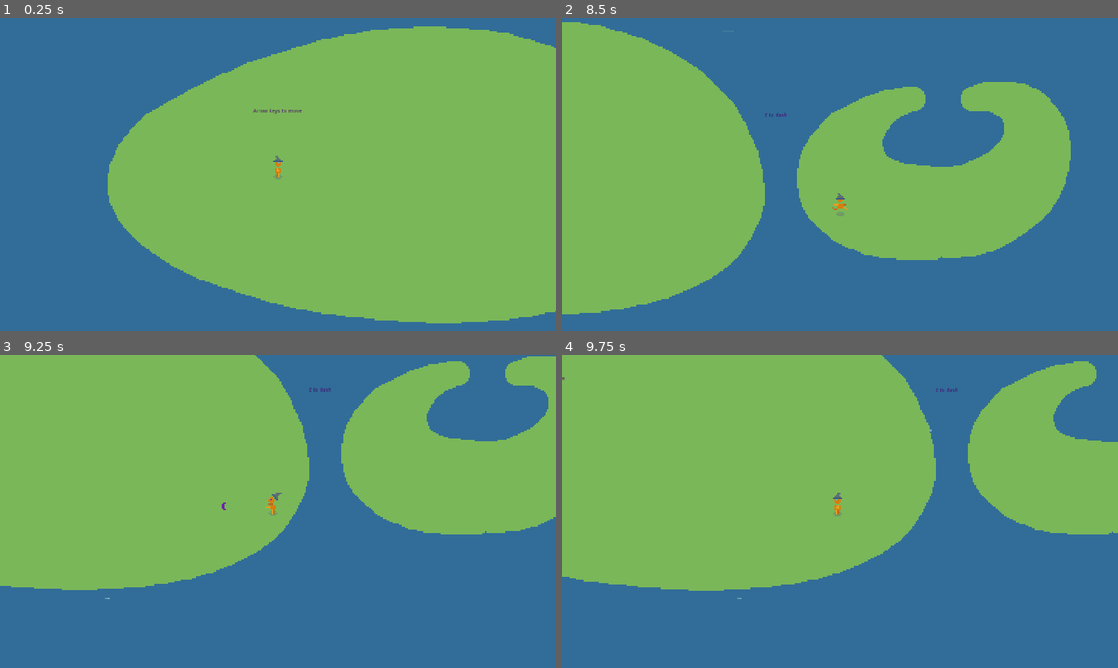
Above: before the commit, frames 1-4 (two rows, left to right).
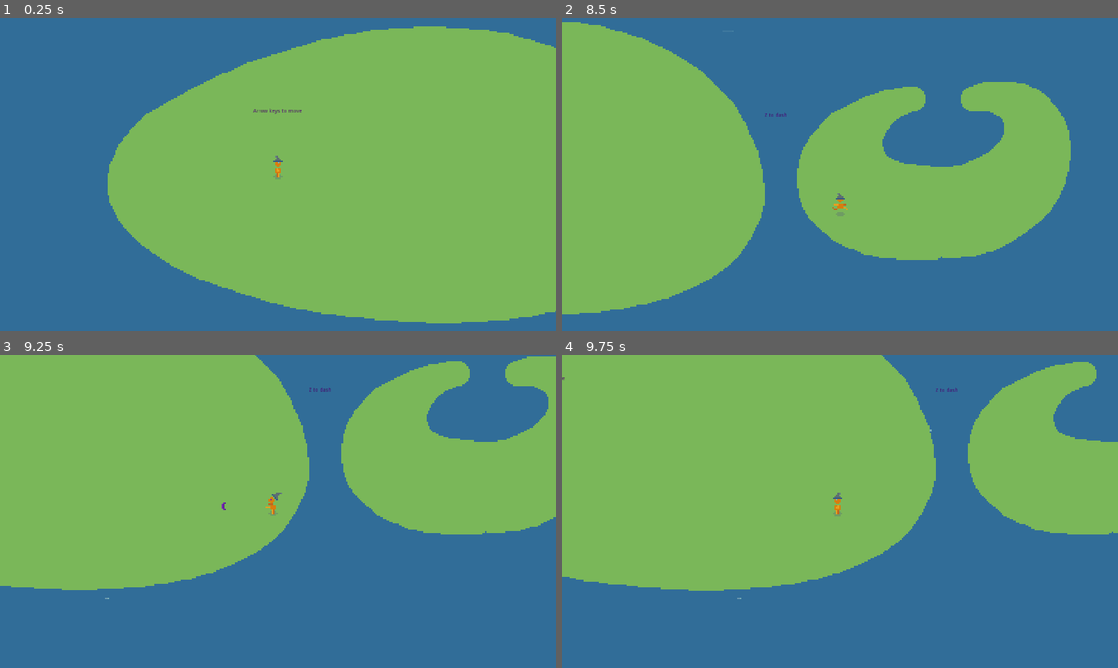
Above: after the commit, the same moments.

Repository: markopolojorgensen/ludum_dare_42
Game: Godot game, scene res://game.tscn
The game is run twice, just before and just after one commit, with the same random seed, the same clock (stepped at 60 frames per second) and the same inputs.
Inputs:
- Up to frame 1 (0.25 s): no input
- Up to frame 2 (8.5 s): tap Enter at 0.5 s; hold Right (ui_right) 0.53-1.28 s; hold X (attack) 0.53-1.28 s; tap Z (dash) at 0.8, 1.35, 2.3, 2.85, 3.8, 4.35, 5.3, 5.85, 6.8, 7.35, 8.3 s; hold Down (ui_down) 1.28-2.03 s; tap X (attack) every 1.5 s from 1.55 to 7.55 s; hold Right (ui_right) 2.03-2.78 s; hold X (attack) 2.03-2.78 s; hold Up (ui_up) 2.78-3.53 s; hold X (attack) 3.53-4.28 s; hold Left (ui_left) 3.53-5.03 s; hold Down (ui_down) 5.03-5.78 s; hold X (attack) 5.03-5.78 s; hold Right (ui_right) 5.78-6.53 s; hold Up (ui_up) 6.53-7.28 s; hold X (attack) 6.53-7.28 s; hold Right (ui_right) 7.28-8.03 s; hold Down (ui_down) from 8.03 s (still down); hold X (attack) from 8.03 s (still down)
- Up to frame 3 (9.25 s): release Down (ui_down) at 8.78 s; release X (attack) at 8.78 s; hold Left (ui_left) from 8.78 s (still down); tap Z (dash) at 8.85 s; tap X (attack) at 9.05 s
- Up to frame 4 (9.75 s): release Left (ui_left) at 9.53 s; hold Up (ui_up) from 9.53 s (still down); hold X (attack) from 9.53 s (still down)

Frames 1-2 are identical in both runs. In frame 3, less than 0.1% of the frame differs, in the area x 19-98%, y 0-78%; in frame 4, less than 0.1%.

Commit message:
pulse beginnings, player attacks, etc

Diff:
--- /dev/null
+++ b/diagetics/enemies/boss/boss.gd
@@ -0,0 +1,7 @@
+extends Node2D
+
+func is_enemy():
+	return true
+
+func hit_by_pulse():
+	print("OW! boss hit by pulse")
--- /dev/null
+++ b/diagetics/enemies/boss/boss.tscn
@@ -0,0 +1,77 @@
+[gd_scene load_steps=22 format=2]
+
+[ext_resource path="res://diagetics/enemies/boss/boss.gd" type="Script" id=1]
+[ext_resource path="res://diagetics/enemies/boss/frames/boss.png" type="Texture" id=2]
+[ext_resource path="res://diagetics/enemies/boss/frames/boss_suck_1.png" type="Texture" id=3]
+[ext_resource path="res://diagetics/enemies/boss/frames/boss_suck_2.png" type="Texture" id=4]
+[ext_resource path="res://diagetics/enemies/boss/frames/boss_suck_3.png" type="Texture" id=5]
+[ext_resource path="res://diagetics/enemies/boss/frames/boss_suck_4.png" type="Texture" id=6]
+[ext_resource path="res://diagetics/enemies/boss/frames/boss_suck_5.png" type="Texture" id=7]
+[ext_resource path="res://diagetics/enemies/boss/frames/boss_suck_6.png" type="Texture" id=8]
+[ext_resource path="res://diagetics/enemies/boss/frames/boss_suck_7.png" type="Texture" id=9]
+[ext_resource path="res://diagetics/enemies/boss/frames/boss_suck_8.png" type="Texture" id=10]
+[ext_resource path="res://diagetics/enemies/boss/frames/boss_suck_9.png" type="Texture" id=11]
+[ext_resource path="res://diagetics/enemies/boss/frames/boss_suck_10.png" type="Texture" id=12]
+[ext_resource path="res://diagetics/enemies/boss/frames/boss_suck_11.png" type="Texture" id=13]
+[ext_resource path="res://diagetics/enemies/boss/frames/boss_suck_12.png" type="Texture" id=14]
+[ext_resource path="res://diagetics/enemies/boss/frames/boss_suck_13.png" type="Texture" id=15]
+[ext_resource path="res://diagetics/enemies/boss/frames/boss_suck_14.png" type="Texture" id=16]
+[ext_resource path="res://diagetics/enemies/boss/frames/boss_suck_15.png" type="Texture" id=17]
+[ext_resource path="res://diagetics/enemies/boss/frames/boss_suck_16.png" type="Texture" id=18]
+[ext_resource path="res://diagetics/enemies/boss/frames/boss_shadow.png" type="Texture" id=19]
+
+[sub_resource type="SpriteFrames" id=1]
+
+animations = [ {
+"frames": [  ],
+"loop": true,
+"name": "default",
+"speed": 5.0
+}, {
+"frames": [ ExtResource( 3 ), ExtResource( 4 ), ExtResource( 5 ), ExtResource( 6 ), ExtResource( 7 ), ExtResource( 8 ), ExtResource( 9 ), ExtResource( 10 ), ExtResource( 11 ), ExtResource( 12 ), ExtResource( 13 ), ExtResource( 14 ), ExtResource( 15 ), ExtResource( 16 ), ExtResource( 17 ), ExtResource( 18 ) ],
+"loop": false,
+"name": "suck",
+"speed": 10.0
+} ]
+
+[sub_resource type="CircleShape2D" id=2]
+
+custom_solver_bias = 0.0
+radius = 64.0
+
+[node name="boss" type="Node2D"]
+
+script = ExtResource( 1 )
+
+[node name="ring" type="Sprite" parent="." index="0"]
+
+scale = Vector2( 4, 4 )
+texture = ExtResource( 2 )
+
+[node name="animated_sprite" type="AnimatedSprite" parent="ring" index="0"]
+
+frames = SubResource( 1 )
+animation = "default"
+_sections_unfolded = [ "Transform" ]
+
+[node name="shadow" type="Sprite" parent="ring" index="1"]
+
+modulate = Color( 1, 1, 1, 0.281765 )
+texture = ExtResource( 19 )
+_sections_unfolded = [ "Visibility" ]
+
+[node name="hitbox" type="StaticBody2D" parent="." index="1"]
+
+position = Vector2( 2, -30 )
+input_pickable = false
+collision_layer = 1
+collision_mask = 1
+constant_linear_velocity = Vector2( 0, 0 )
+constant_angular_velocity = 0.0
+friction = 1.0
+bounce = 0.0
+_sections_unfolded = [ "Transform" ]
+
+[node name="collision_shape_2d" type="CollisionShape2D" parent="hitbox" index="0"]
+
+shape = SubResource( 2 )
--- /dev/null
+++ b/diagetics/enemies/pulse/pulse.gd
@@ -0,0 +1,56 @@
+extends Node2D
+
+export(Vector2) var direction = Vector2(0, 1)
+export(bool) var flip_horizontally = false
+
+var reflected = false
+
+var speed = 600
+
+func _ready():
+	$hitbox.connect("body_entered", self, "body_entered")
+	$hitbox.connect("area_entered", self, "body_entered")
+	$lifetime.connect("timeout", self, "fade")
+
+	$normal.show()
+	$reflected.hide()
+
+func _process(delta):
+	if reflected:
+		position -= direction * speed * delta
+	else:
+		position += direction * speed * delta
+
+func reflected():
+	reflected = true
+
+	$normal.hide()
+	$reflected.show()
+
+	if flip_horizontally:
+		$reflected.flip_h = true
+		$hitbox.position.x *= -1
+	else:
+		$reflected.flip_v = true
+		$hitbox.position.y *= -1
+
+
+func body_entered(body):
+	if body.has_method("is_player") and body.is_player() and not reflected:
+		body.hit_by_pulse()
+		fade()
+
+	if body.has_method("is_reflector") and body.is_reflector():
+		reflected()
+
+	if body.has_method("is_enemy") and body.is_enemy() and reflected:
+		body.hit_by_pulse()
+		fade()
+
+func fade():
+	$animation_player.play("fade")
+
+	$fade_timer.start()
+	yield($fade_timer, "timeout")
+
+	queue_free()
--- /dev/null
+++ b/diagetics/enemies/pulse/pulse_attack.gd
@@ -0,0 +1,20 @@
+extends Node
+
+var parent
+
+var scenes = [
+	preload("res://diagetics/enemies/pulse/pulse_down.tscn"),
+	preload("res://diagetics/enemies/pulse/pulse_left.tscn"),
+]
+
+func attack():
+	for scene in scenes:
+		render_attack(scene)
+
+func limited_attack(index):
+	render_attack(scenes[index])
+
+func render_attack(scene):
+	var inst = scene.instance()
+	parent.add_child(inst)
+	inst.global_position = parent.global_position
--- /dev/null
+++ b/diagetics/enemies/pulse/pulse_attack.tscn
@@ -0,0 +1,7 @@
+[gd_scene load_steps=2 format=2]
+
+[ext_resource path="res://diagetics/enemies/pulse/pulse_attack.gd" type="Script" id=1]
+
+[node name="pulse_attack" type="Node"]
+
+script = ExtResource( 1 )
--- /dev/null
+++ b/diagetics/enemies/pulse/pulse_down.tscn
@@ -0,0 +1,103 @@
+[gd_scene load_steps=6 format=2]
+
+[ext_resource path="res://diagetics/enemies/pulse/pulse.gd" type="Script" id=1]
+[ext_resource path="res://diagetics/enemies/pulse/frames/pulse_down17.png" type="Texture" id=2]
+[ext_resource path="res://diagetics/enemies/pulse/frames/pulse_down18.png" type="Texture" id=3]
+
+[sub_resource type="RectangleShape2D" id=1]
+
+custom_solver_bias = 0.0
+extents = Vector2( 55, 20 )
+
+[sub_resource type="Animation" id=2]
+
+resource_name = "fade"
+length = 0.2
+loop = false
+step = 0.1
+tracks/0/type = "value"
+tracks/0/path = NodePath("normal:modulate")
+tracks/0/interp = 1
+tracks/0/loop_wrap = true
+tracks/0/imported = false
+tracks/0/enabled = true
+tracks/0/keys = {
+"times": PoolRealArray( 0, 0.2 ),
+"transitions": PoolRealArray( 1, 1 ),
+"update": 0,
+"values": [ Color( 1, 1, 1, 1 ), Color( 1, 1, 1, 0 ) ]
+}
+tracks/1/type = "value"
+tracks/1/path = NodePath("reflected:modulate")
+tracks/1/interp = 1
+tracks/1/loop_wrap = true
+tracks/1/imported = false
+tracks/1/enabled = true
+tracks/1/keys = {
+"times": PoolRealArray( 0, 0.2 ),
+"transitions": PoolRealArray( 1, 1 ),
+"update": 0,
+"values": [ Color( 1, 1, 1, 1 ), Color( 1, 1, 1, 0 ) ]
+}
+
+[node name="pulse_down" type="Node2D"]
+
+script = ExtResource( 1 )
+direction = Vector2( 0, 1 )
+flip_horizontally = false
+
+[node name="normal" type="Sprite" parent="." index="0"]
+
+position = Vector2( -2, 0 )
+scale = Vector2( 4, 4 )
+texture = ExtResource( 2 )
+_sections_unfolded = [ "Transform", "Visibility" ]
+
+[node name="reflected" type="Sprite" parent="." index="1"]
+
+visible = false
+position = Vector2( -2, 0 )
+scale = Vector2( 4, 4 )
+texture = ExtResource( 3 )
+_sections_unfolded = [ "Transform", "Visibility" ]
+
+[node name="hitbox" type="Area2D" parent="." index="2"]
+
+input_pickable = true
+gravity_vec = Vector2( 0, 1 )
+gravity = 98.0
+linear_damp = 0.1
+angular_damp = 1.0
+collision_layer = 16
+collision_mask = 20
+audio_bus_override = false
+audio_bus_name = "Master"
+_sections_unfolded = [ "Collision" ]
+
+[node name="collision_shape_2d" type="CollisionShape2D" parent="hitbox" index="0"]
+
+shape = SubResource( 1 )
+
+[node name="animation_player" type="AnimationPlayer" parent="." index="3"]
+
+root_node = NodePath("..")
+autoplay = ""
+playback_process_mode = 1
+playback_default_blend_time = 0.0
+playback_speed = 1.0
+anims/fade = SubResource( 2 )
+blend_times = [  ]
+
+[node name="fade_timer" type="Timer" parent="." index="4"]
+
+process_mode = 1
+wait_time = 0.25
+one_shot = true
+autostart = false
+
+[node name="lifetime" type="Timer" parent="." index="5"]
+
+process_mode = 1
+wait_time = 10.0
+one_shot = true
+autostart = true
--- /dev/null
+++ b/diagetics/enemies/pulse/pulse_left.tscn
@@ -0,0 +1,32 @@
+[gd_scene load_steps=5 format=2]
+
+[ext_resource path="res://diagetics/enemies/pulse/pulse_down.tscn" type="PackedScene" id=1]
+[ext_resource path="res://diagetics/enemies/pulse/frames/pulse_left17.png" type="Texture" id=2]
+[ext_resource path="res://diagetics/enemies/pulse/frames/pulse_left18.png" type="Texture" id=3]
+
+[sub_resource type="RectangleShape2D" id=1]
+
+custom_solver_bias = 0.0
+extents = Vector2( 20, 55 )
+
+[node name="pulse_left" index="0" instance=ExtResource( 1 )]
+
+direction = Vector2( -1, 0 )
+flip_horizontally = true
+
+[node name="normal" parent="." index="0"]
+
+texture = ExtResource( 2 )
+
+[node name="reflected" parent="." index="1"]
+
+texture = ExtResource( 3 )
+
+[node name="hitbox" parent="." index="2"]
+
+position = Vector2( -33.9737, -30.1367 )
+_sections_unfolded = [ "Collision", "Transform" ]
+
+[node name="collision_shape_2d" parent="hitbox" index="0"]
+
+shape = SubResource( 1 )
--- /dev/null
+++ b/diagetics/enemies/trigger/trigger.gd
@@ -0,0 +1,31 @@
+extends Node2D
+
+signal triggered
+
+export(bool) var attack = false
+
+var triggered = false
+
+func _ready():
+	$trigger_area.connect("body_entered", self, "body_entered")
+	$attack_timer.connect("timeout", self, "do_attack")
+
+	$pulse_attack.parent = self
+
+func do_trigger():
+	if not triggered:
+		triggered = true
+		emit_signal("triggered")
+		hide()
+
+func body_entered(body):
+	do_trigger()
+
+func _process(delta):
+	set_position(get_position())
+
+func activate_attack_mode():
+	$attack_timer.start()
+
+func do_attack():
+	$pulse_attack.limited_attack(1)
--- /dev/null
+++ b/diagetics/enemies/trigger/trigger.tscn
@@ -0,0 +1,68 @@
+[gd_scene load_steps=8 format=2]
+
+[ext_resource path="res://diagetics/enemies/trigger/trigger.gd" type="Script" id=1]
+[ext_resource path="res://diagetics/enemies/trigger/trigger_trigger.png" type="Texture" id=2]
+[ext_resource path="res://diagetics/enemies/trigger/trigger_shadow.png" type="Texture" id=3]
+[ext_resource path="res://diagetics/enemies/trigger/trigger_area.gd" type="Script" id=4]
+[ext_resource path="res://diagetics/enemies/pulse/pulse_attack.tscn" type="PackedScene" id=5]
+
+[sub_resource type="SpriteFrames" id=1]
+
+animations = [ {
+"frames": [ ExtResource( 2 ) ],
+"loop": false,
+"name": "default",
+"speed": 5.0
+} ]
+
+[sub_resource type="CircleShape2D" id=2]
+
+custom_solver_bias = 0.0
+radius = 24.0
+
+[node name="trigger" type="Node2D"]
+
+script = ExtResource( 1 )
+attack = false
+
+[node name="animated_sprite" type="AnimatedSprite" parent="." index="0"]
+
+scale = Vector2( 4, 4 )
+frames = SubResource( 1 )
+animation = "default"
+_sections_unfolded = [ "Transform" ]
+
+[node name="shadow" type="Sprite" parent="animated_sprite" index="0"]
+
+modulate = Color( 1, 1, 1, 0.276235 )
+position = Vector2( 0.5, 0 )
+texture = ExtResource( 3 )
+_sections_unfolded = [ "Transform", "Visibility" ]
+
+[node name="trigger_area" type="Area2D" parent="." index="1"]
+
+position = Vector2( 2.5, -12 )
+input_pickable = true
+gravity_vec = Vector2( 0, 1 )
+gravity = 98.0
+linear_damp = 0.1
+angular_damp = 1.0
+collision_layer = 16
+collision_mask = 16
+audio_bus_override = false
+audio_bus_name = "Master"
+script = ExtResource( 4 )
+_sections_unfolded = [ "Collision", "Transform" ]
+
+[node name="collision_shape_2d" type="CollisionShape2D" parent="trigger_area" index="0"]
+
+shape = SubResource( 2 )
+
+[node name="pulse_attack" parent="." index="2" instance=ExtResource( 5 )]
+
+[node name="attack_timer" type="Timer" parent="." index="3"]
+
+process_mode = 1
+wait_time = 4.0
+one_shot = false
+autostart = false
--- /dev/null
+++ b/diagetics/enemies/trigger/trigger_area.gd
@@ -0,0 +1,7 @@
+extends Area2D
+
+func is_enemy():
+	return true
+
+func hit_by_pulse():
+	get_parent().do_trigger()
--- /dev/null
+++ b/diagetics/islands/sections/tutorial.gd
@@ -0,0 +1,17 @@
+extends Node2D
+
+func _ready():
+	$triggers/attack_trigger.connect("triggered", self, "attack_tutorial_complete")
+	$triggers/reflect_trigger.connect("triggered", self, "reflect_tutorial_complete")
+
+	$triggers/attack_trigger.show()
+
+	$triggers/reflect_trigger.hide()
+	$hints/reflect.hide()
+
+
+func attack_tutorial_complete():
+	$triggers/reflect_trigger.show()
+	$hints/reflect.show()
+
+	$triggers/reflect_trigger.activate_attack_mode()
--- a/diagetics/islands/sections/tutorial.tscn
+++ b/diagetics/islands/sections/tutorial.tscn
@@ -1,11 +1,14 @@
-[gd_scene load_steps=4 format=2]
+[gd_scene load_steps=6 format=2]
 
-[ext_resource path="res://diagetics/islands/big_island_1.tscn" type="PackedScene" id=1]
-[ext_resource path="res://diagetics/islands/medium_island_1.tscn" type="PackedScene" id=2]
-[ext_resource path="res://diagetics/islands/tiny_island_1.tscn" type="PackedScene" id=3]
+[ext_resource path="res://diagetics/islands/sections/tutorial.gd" type="Script" id=1]
+[ext_resource path="res://diagetics/islands/big_island_1.tscn" type="PackedScene" id=2]
+[ext_resource path="res://diagetics/islands/medium_island_1.tscn" type="PackedScene" id=3]
+[ext_resource path="res://diagetics/islands/tiny_island_1.tscn" type="PackedScene" id=4]
+[ext_resource path="res://diagetics/enemies/trigger/trigger.tscn" type="PackedScene" id=5]
 
 [node name="tutorial" type="Node2D"]
 
+script = ExtResource( 1 )
 __meta__ = {
 "_edit_vertical_guides_": [ -770.661, 767.551 ]
 }
@@ -61,22 +64,78 @@
 max_lines_visible = -1
 _sections_unfolded = [ "Visibility" ]
 
+[node name="attack" type="Label" parent="hints" index="2"]
+
+modulate = Color( 0.355377, 0, 0.535156, 1 )
+anchor_left = 0.0
+anchor_top = 0.0
+anchor_right = 0.0
+anchor_bottom = 0.0
+margin_left = 2572.0
+margin_top = -64.0
+margin_right = 2699.0
+margin_bottom = -50.0
+rect_pivot_offset = Vector2( 0, 0 )
+rect_clip_content = false
+mouse_filter = 2
+mouse_default_cursor_shape = 0
+size_flags_horizontal = 1
+size_flags_vertical = 4
+text = "X to attack"
+percent_visible = 1.0
+lines_skipped = 0
+max_lines_visible = -1
+_sections_unfolded = [ "Visibility" ]
+
+[node name="reflect" type="Label" parent="hints" index="3"]
+
+modulate = Color( 0.355377, 0, 0.535156, 1 )
+anchor_left = 0.0
+anchor_top = 0.0
+anchor_right = 0.0
+anchor_bottom = 0.0
+margin_left = 3002.0
+margin_top = -64.0
+margin_right = 3189.0
+margin_bottom = -50.0
+rect_pivot_offset = Vector2( 0, 0 )
+rect_clip_content = false
+mouse_filter = 2
+mouse_default_cursor_shape = 0
+size_flags_horizontal = 1
+size_flags_vertical = 4
+text = "X also reflects enemy attacks"
+percent_visible = 1.0
+lines_skipped = 0
+max_lines_visible = -1
+_sections_unfolded = [ "Visibility" ]
+
 [node name="islands" type="Node2D" parent="." index="1"]
 
-[node name="big_island_1" parent="islands" index="0" instance=ExtResource( 1 )]
+[node name="big_island_1" parent="islands" index="0" instance=ExtResource( 2 )]
 
-[node name="medium_island_1" parent="islands" index="1" instance=ExtResource( 2 )]
+[node name="medium_island_1" parent="islands" index="1" instance=ExtResource( 3 )]
 
 position = Vector2( 1184.22, 59.1436 )
 
-[node name="tiny_island_1" parent="islands" index="2" instance=ExtResource( 3 )]
+[node name="tiny_island_1" parent="islands" index="2" instance=ExtResource( 4 )]
 
 position = Vector2( 1757.58, -84.0947 )
 
-[node name="tiny_island_2" parent="islands" index="3" instance=ExtResource( 3 )]
+[node name="tiny_island_2" parent="islands" index="3" instance=ExtResource( 4 )]
 
 position = Vector2( 2102.37, 50.4569 )
 
-[node name="tiny_island_3" parent="islands" index="4" instance=ExtResource( 3 )]
+[node name="tiny_island_3" parent="islands" index="4" instance=ExtResource( 4 )]
 
 position = Vector2( 2438.75, -109.323 )
+
+[node name="triggers" type="Node2D" parent="." index="2"]
+
+[node name="attack_trigger" parent="triggers" index="0" instance=ExtResource( 5 )]
+
+position = Vector2( 2600.71, -152.163 )
+
+[node name="reflect_trigger" parent="triggers" index="1" instance=ExtResource( 5 )]
+
+position = Vector2( 3095.93, -152.163 )
--- a/diagetics/player/attack.gd
+++ b/diagetics/player/attack.gd
@@ -9,12 +9,20 @@
 var casting = false
 
 func _ready():
+	fancy_disable()
+
+func fancy_disable():
 	hide()
+	$attack_body.set_collision_mask_bit(4, false)
+
+func fancy_enable():
+	show()
+	$attack_body.set_collision_mask_bit(4, true)
 
 func _unhandled_input(event):
 	if event.is_action_pressed("attack") and not casting and can_cast():
 		casting = true
-		show()
+		fancy_enable()
 		emit_signal("casting")
 		$animation_player.play("attack")
 		orient()
@@ -23,7 +31,7 @@
 		yield($timer, "timeout")
 
 		emit_signal("done_casting")
-		hide()
+		fancy_disable()
 		casting = false
 
 func can_cast():
--- /dev/null
+++ b/diagetics/player/attack_body.gd
@@ -0,0 +1,4 @@
+extends StaticBody2D
+
+func is_reflector():
+	return true
--- a/diagetics/player/player.gd
+++ b/diagetics/player/player.gd
@@ -57,3 +57,9 @@
 
 func stop_moving():
 	$movement.stop_moving()
+
+func is_player():
+	return true
+
+func hit_by_pulse():
+	print("OW! player hit by pulse")
--- a/diagetics/player/player.tscn
+++ b/diagetics/player/player.tscn
@@ -7,22 +7,23 @@
 [ext_resource path="res://systems/movement/dash.gd" type="Script" id=5]
 [ext_resource path="res://diagetics/player/island_detector_area.gd" type="Script" id=6]
 [ext_resource path="res://diagetics/player/attack.gd" type="Script" id=7]
-[ext_resource path="res://diagetics/player/frames/prota_attack.png" type="Texture" id=8]
-[ext_resource path="res://diagetics/player/frames/prota_dash_1.png" type="Texture" id=9]
-[ext_resource path="res://diagetics/player/frames/prota_dash_2.png" type="Texture" id=10]
-[ext_resource path="res://diagetics/player/frames/prota_run_1.png" type="Texture" id=11]
-[ext_resource path="res://diagetics/player/frames/prota_run_2.png" type="Texture" id=12]
-[ext_resource path="res://diagetics/player/frames/prota_run_3.png" type="Texture" id=13]
-[ext_resource path="res://diagetics/player/frames/prota_run_4.png" type="Texture" id=14]
-[ext_resource path="res://diagetics/player/frames/prota_run_5.png" type="Texture" id=15]
-[ext_resource path="res://diagetics/player/frames/prota_run_6.png" type="Texture" id=16]
-[ext_resource path="res://diagetics/player/frames/prota_run_7.png" type="Texture" id=17]
-[ext_resource path="res://diagetics/player/frames/prota_run_8.png" type="Texture" id=18]
-[ext_resource path="res://diagetics/player/frames/prota_stand.png" type="Texture" id=19]
-[ext_resource path="res://diagetics/player/frames/prota_cast_1.png" type="Texture" id=20]
-[ext_resource path="res://diagetics/player/frames/prota_cast_2.png" type="Texture" id=21]
-[ext_resource path="res://diagetics/player/player_sprite.gd" type="Script" id=22]
-[ext_resource path="res://diagetics/player/frames/prota_shadow.png" type="Texture" id=23]
+[ext_resource path="res://diagetics/player/attack_body.gd" type="Script" id=8]
+[ext_resource path="res://diagetics/player/frames/prota_attack.png" type="Texture" id=9]
+[ext_resource path="res://diagetics/player/frames/prota_dash_1.png" type="Texture" id=10]
+[ext_resource path="res://diagetics/player/frames/prota_dash_2.png" type="Texture" id=11]
+[ext_resource path="res://diagetics/player/frames/prota_run_1.png" type="Texture" id=12]
+[ext_resource path="res://diagetics/player/frames/prota_run_2.png" type="Texture" id=13]
+[ext_resource path="res://diagetics/player/frames/prota_run_3.png" type="Texture" id=14]
+[ext_resource path="res://diagetics/player/frames/prota_run_4.png" type="Texture" id=15]
+[ext_resource path="res://diagetics/player/frames/prota_run_5.png" type="Texture" id=16]
+[ext_resource path="res://diagetics/player/frames/prota_run_6.png" type="Texture" id=17]
+[ext_resource path="res://diagetics/player/frames/prota_run_7.png" type="Texture" id=18]
+[ext_resource path="res://diagetics/player/frames/prota_run_8.png" type="Texture" id=19]
+[ext_resource path="res://diagetics/player/frames/prota_stand.png" type="Texture" id=20]
+[ext_resource path="res://diagetics/player/frames/prota_cast_1.png" type="Texture" id=21]
+[ext_resource path="res://diagetics/player/frames/prota_cast_2.png" type="Texture" id=22]
+[ext_resource path="res://diagetics/player/player_sprite.gd" type="Script" id=23]
+[ext_resource path="res://diagetics/player/frames/prota_shadow.png" type="Texture" id=24]
 
 [sub_resource type="CircleShape2D" id=1]
 
@@ -41,7 +42,7 @@
 loop = false
 step = 0.05
 tracks/0/type = "value"
-tracks/0/path = NodePath("static_body_2d:position")
+tracks/0/path = NodePath("attack_body:position")
 tracks/0/interp = 1
 tracks/0/loop_wrap = true
 tracks/0/imported = false
@@ -197,7 +198,7 @@
 _sections_unfolded = [ "Transform" ]
 intended_direction_path = NodePath("../intended_direction")
 
-[node name="static_body_2d" type="StaticBody2D" parent="attack" index="0"]
+[node name="attack_body" type="StaticBody2D" parent="attack" index="0"]
 
 input_pickable = false
 collision_layer = 0
@@ -206,19 +207,20 @@
 constant_angular_velocity = 0.0
 friction = 1.0
 bounce = 0.0
+script = ExtResource( 8 )
 _sections_unfolded = [ "Collision", "Transform" ]
 
-[node name="collision_shape_2d" type="CollisionShape2D" parent="attack/static_body_2d" index="0"]
+[node name="collision_shape_2d" type="CollisionShape2D" parent="attack/attack_body" index="0"]
 
 shape = SubResource( 2 )
 _sections_unfolded = [ "Transform" ]
 
-[node name="sprite" type="Sprite" parent="attack/static_body_2d" index="1"]
+[node name="sprite" type="Sprite" parent="attack/attack_body" index="1"]
 
 position = Vector2( -2, 2 )
 rotation = -1.5708
 scale = Vector2( 4, 4 )
-texture = ExtResource( 8 )
+texture = ExtResource( 9 )
 _sections_unfolded = [ "Transform" ]
 
 [node name="animation_player" type="AnimationPlayer" parent="attack" index="1"]
--- a/diagetics/trigger/trigger.gd
+++ /dev/null
@@ -1,7 +0,0 @@
-extends Node2D
-
-func _ready():
-	$area_2d.connect("body_entered", self, "body_entered")
-
-func body_entered():
-	print("triggered")
--- a/diagetics/trigger/trigger.tscn
+++ /dev/null
@@ -1,54 +0,0 @@
-[gd_scene load_steps=6 format=2]
-
-[ext_resource path="res://diagetics/trigger/trigger.gd" type="Script" id=1]
-[ext_resource path="res://diagetics/enemies/trigger_trigger.png" type="Texture" id=2]
-[ext_resource path="res://diagetics/enemies/trigger_shadow.png" type="Texture" id=3]
-
-[sub_resource type="SpriteFrames" id=1]
-
-animations = [ {
-"frames": [ ExtResource( 2 ) ],
-"loop": false,
-"name": "default",
-"speed": 5.0
-} ]
-
-[sub_resource type="CircleShape2D" id=2]
-
-custom_solver_bias = 0.0
-radius = 24.0
-
-[node name="trigger" type="Node2D" index="0"]
-
-script = ExtResource( 1 )
-
-[node name="animated_sprite" type="AnimatedSprite" parent="." index="0"]
-
-scale = Vector2( 4, 4 )
-frames = SubResource( 1 )
-animation = "default"
-_sections_unfolded = [ "Transform" ]
-
-[node name="sprite" type="Sprite" parent="animated_sprite" index="0"]
-
-position = Vector2( 0.5, 0 )
-texture = ExtResource( 3 )
-_sections_unfolded = [ "Transform" ]
-
-[node name="area_2d" type="Area2D" parent="." index="1"]
-
-position = Vector2( 2.5, -12 )
-input_pickable = true
-gravity_vec = Vector2( 0, 1 )
-gravity = 98.0
-linear_damp = 0.1
-angular_damp = 1.0
-collision_layer = 16
-collision_mask = 0
-audio_bus_override = false
-audio_bus_name = "Master"
-_sections_unfolded = [ "Collision", "Transform" ]
-
-[node name="collision_shape_2d" type="CollisionShape2D" parent="area_2d" index="0"]
-
-shape = SubResource( 2 )
Binary file added: diagetics/enemies/boss/frames/boss.png
Not shown, added: diagetics/enemies/boss/frames/boss.png.import
Binary file added: diagetics/enemies/boss/frames/boss_shadow.png
Not shown, added: diagetics/enemies/boss/frames/boss_shadow.png.import
Binary file added: diagetics/enemies/boss/frames/boss_suck_1.png
Not shown, added: diagetics/enemies/boss/frames/boss_suck_1.png.import
Binary file added: diagetics/enemies/boss/frames/boss_suck_10.png
Not shown, added: diagetics/enemies/boss/frames/boss_suck_10.png.import
Binary file added: diagetics/enemies/boss/frames/boss_suck_11.png
Not shown, added: diagetics/enemies/boss/frames/boss_suck_11.png.import
Binary file added: diagetics/enemies/boss/frames/boss_suck_12.png
Not shown, added: diagetics/enemies/boss/frames/boss_suck_12.png.import
(and 61 more such lines)
